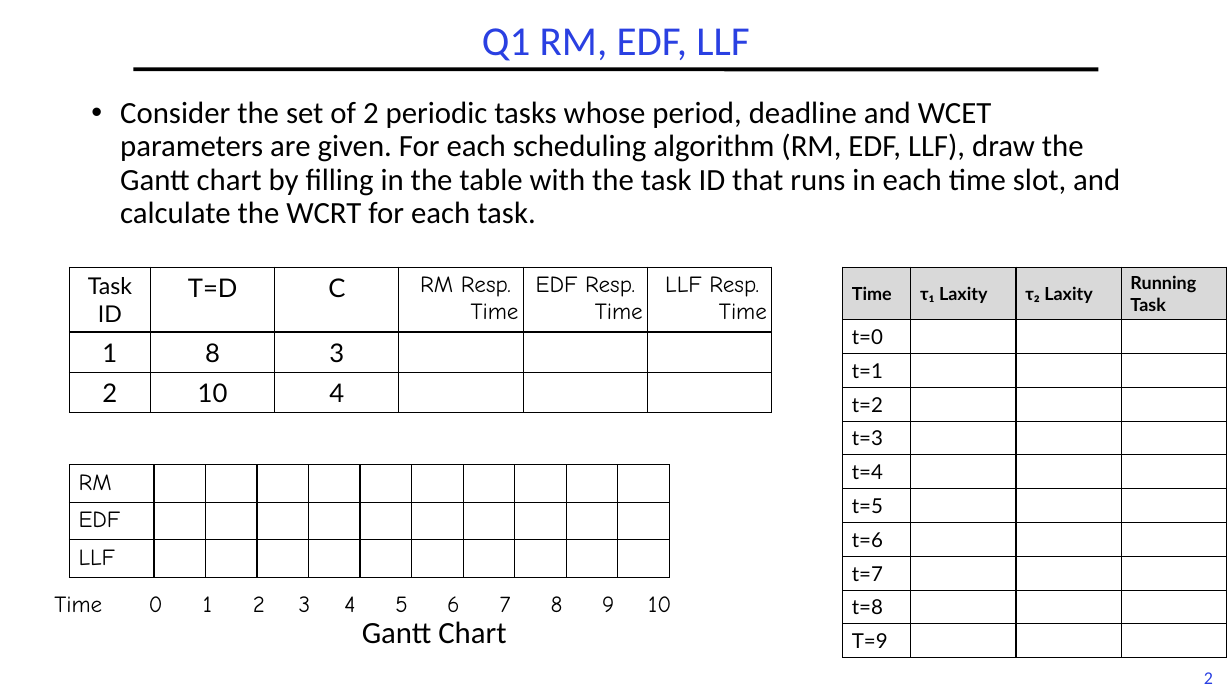
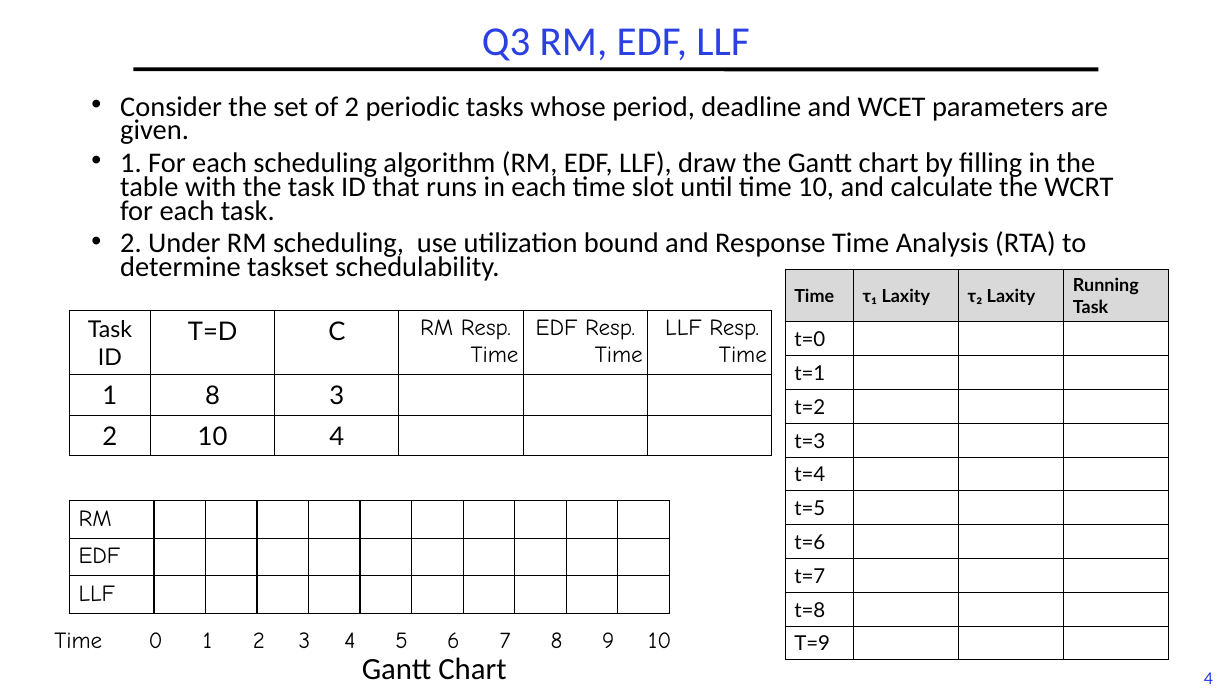
Before and after one commit to guhofstra/CSC256Fa25, a slide deck: slide 4 of PPTs/L6-Exercises.pptx (slide 2 before the commit). Drawn at 1232x693 pixels with LibreOffice and Linux fonts; fonts in the diff are those of the drawing. Boxes give left, top, right and bottom in pixels: in the first picture for what was removed or moved away, otherwise in the second. Text is boxed around its words. In the diff, an @@ line names an element or a change of style, - is before the commit and + after.

```diff
--- a/PPTs/L6-Exercises.pptx
+++ b/PPTs/L6-Exercises.pptx
@@ title at [482, 28, 749, 61]: text changed @@
-Q1 RM, EDF, LLF
+Q3 RM, EDF, LLF
@@ text at [120, 96, 1113, 281]: text changed; size 24 to 22.2 pt @@
-• Consider the set of 2 periodic tasks whose period, deadline and WCET parameters are given. For each scheduling algorithm (RM, EDF, LLF), draw the Gantt chart by filling in the table with the task ID that runs in each time slot, and calculate the WCRT for each task.
+• Consider the set of 2 periodic tasks whose period, deadline and WCET parameters are given.
+• 1. For each scheduling algorithm (RM, EDF, LLF), draw the Gantt chart by filling in the table with the task ID that runs in each time slot until time 10, and calculate the WCRT for each task.
+• 2. Under RM scheduling, use utilization bound and Response Time Analysis (RTA) to determine taskset schedulability.
@@ table: place and size @@
-table at [843, 267, 1227, 658]
+table at [786, 270, 1170, 661]
@@ table: place and size @@
-table at [69, 267, 770, 412]
+table at [69, 311, 770, 456]
@@ 2 tables, 1 text: place and size @@
-2 tables, 1 text at [45, 465, 688, 644]
+2 tables, 1 text at [45, 501, 688, 680]
@@ page number at [1204, 672, 1213, 684]: text changed @@
-2
+4
```
Also in this commit, not shown: 1 other slide changed, 2 slides added, 2 other files.
